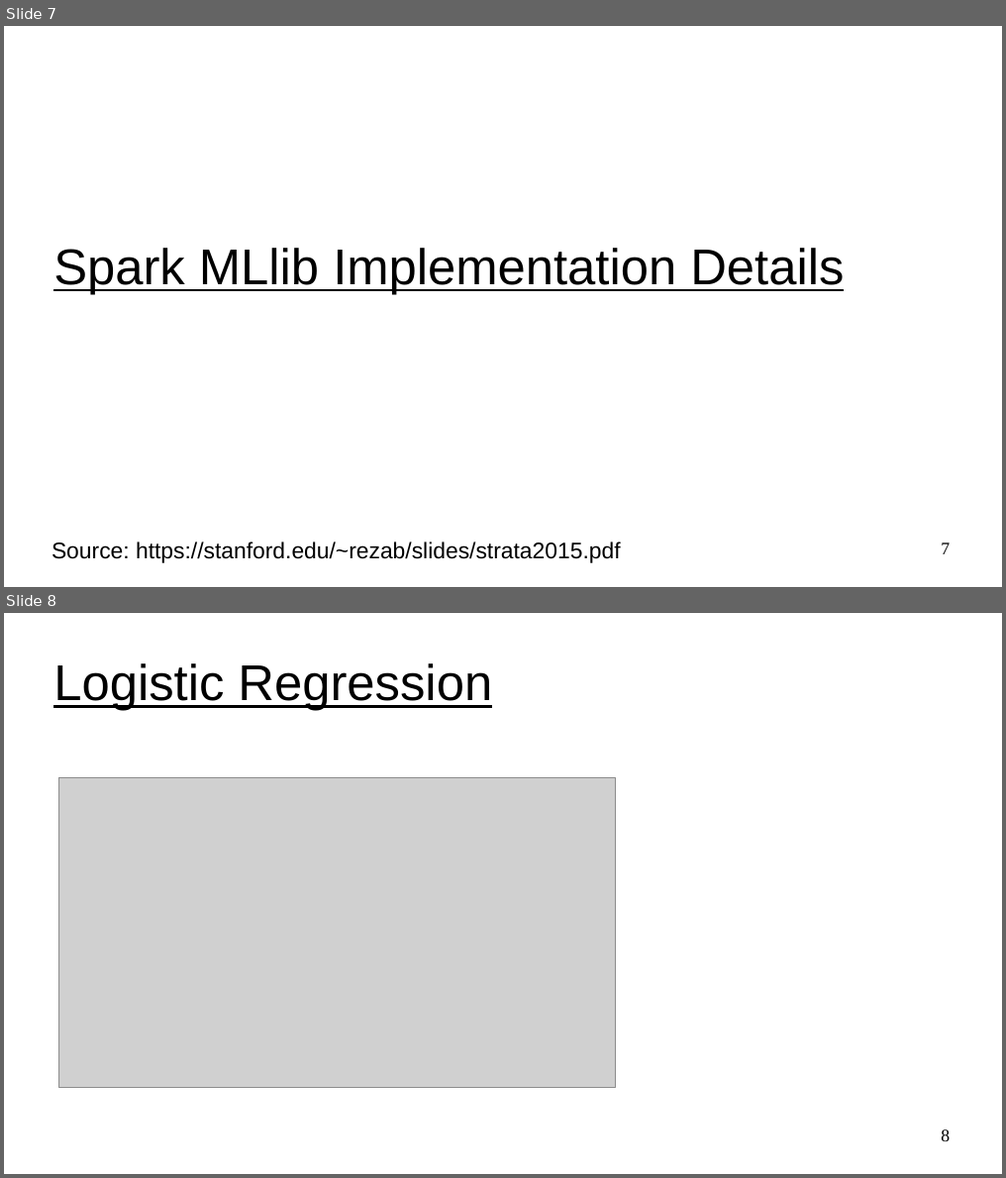
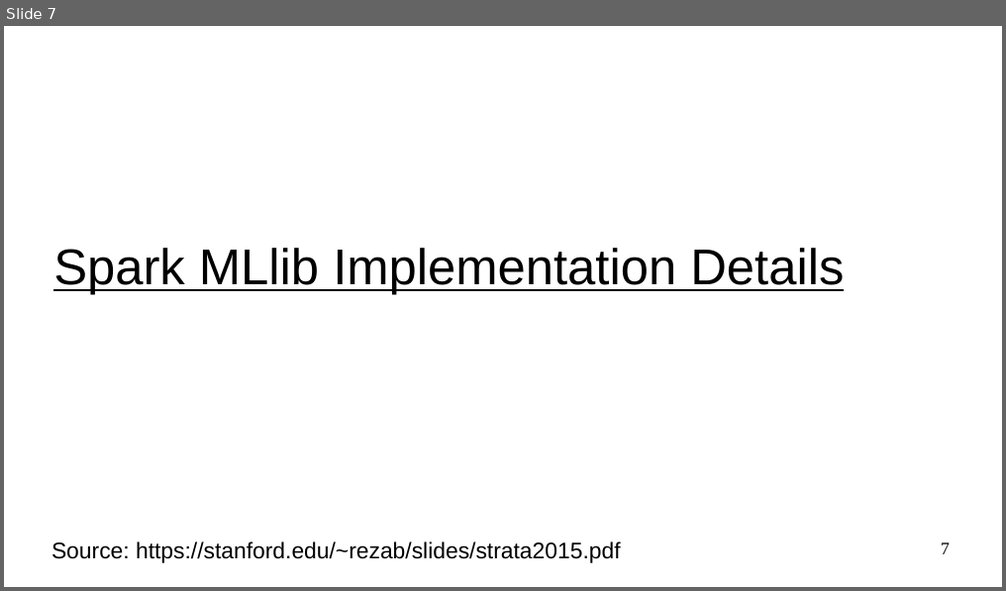
Before and after one commit to UVADS/distributed_computing, a slide deck: 04_mllib_intro_and_supervised_learning/mllib_method_summary.ppt. Shown one above the other, each under a label of ours: slides 7 and 8 before the commit, slide 7 after it. The pictures are 1006x1178 and 1006x591 pixels, drawn with LibreOffice and Linux fonts; fonts in the diff are those of the drawing; grey boxes stand for pictures. Boxes give left, top, right and bottom in pixels: in the first picture for what was removed or moved away, otherwise in the second. Text is boxed around its words. In the diff, an @@ line names an element or a change of style, - is before the commit and + after.

```diff
--- a/04_mllib_intro_and_supervised_learning/mllib_method_summary.ppt
+++ b/04_mllib_intro_and_supervised_learning/mllib_method_summary.ppt
@@ slide 8 removed at [4, 613, 1002, 1174], background #FFFFFF @@
@@ title removed at [54, 663, 492, 711] @@
-Logistic Regression
@@ picture removed at [59, 777, 615, 1088] @@
@@ page number removed at [941, 1130, 949, 1142] @@
-8
```
Also in this commit, not shown: 1 slide changed, 3 slides added, 2 other files.
